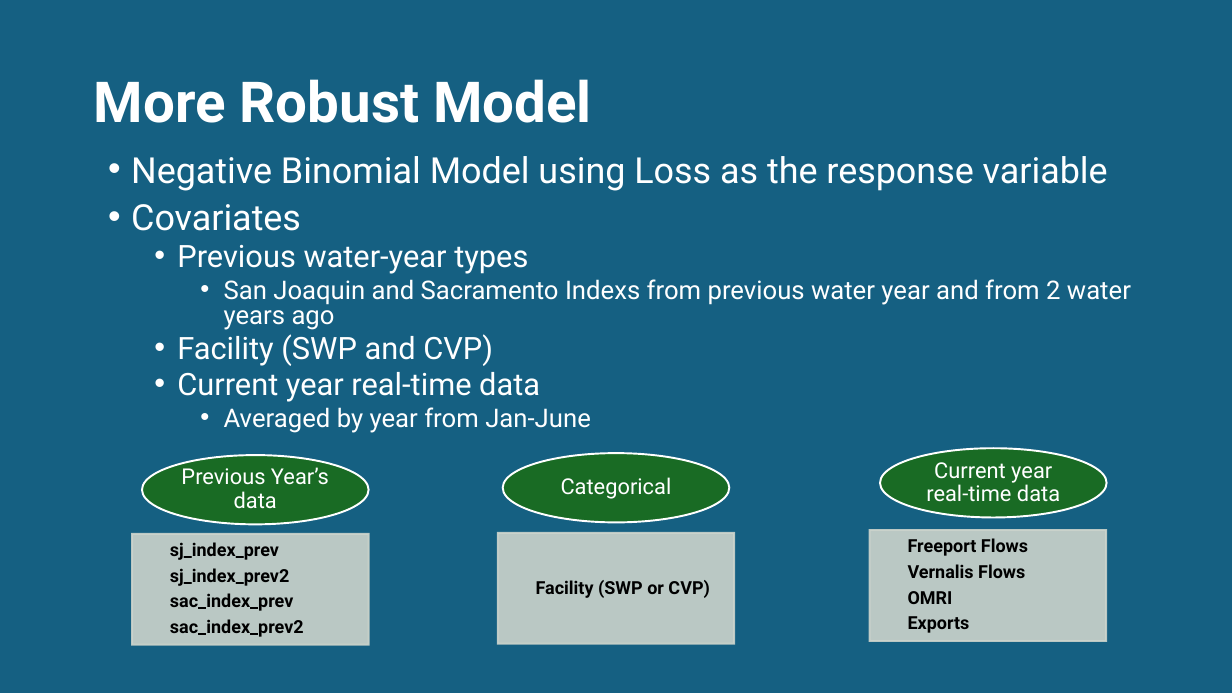
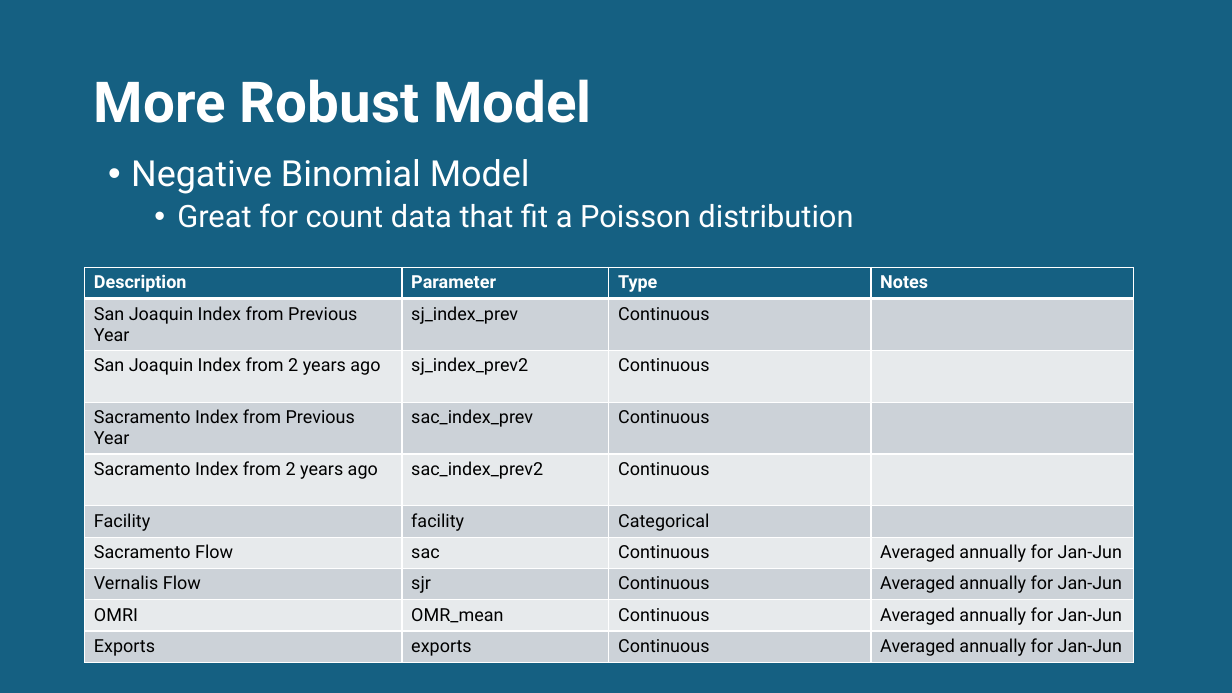
Before and after one commit to BDO-Science/steelhead-loss-model, a slide deck: slide 6 of Steelhead Annual Loss Prediction.pptx. Drawn at 1232x693 pixels with LibreOffice and Linux fonts; fonts in the diff are those of the drawing. Boxes give left, top, right and bottom in pixels: in the first picture for what was removed or moved away, otherwise in the second. Text is boxed around its words. In the diff, an @@ line names an element or a change of style, - is before the commit and + after.

Commit message:
model code updates

```diff
--- a/Steelhead Annual Loss Prediction.pptx
+++ b/Steelhead Annual Loss Prediction.pptx
@@ text at bbox=[131, 159, 853, 228]: text changed; size 20 to 24 pt @@
-• Negative Binomial Model using Loss as the response variable
-• Covariates
-  • Previous water-year types
-    • San Joaquin and Sacramento Indexs from previous water year and from 2 water years ago
-  • Facility (SWP and CVP)
-  • Current year real-time data
-    • Averaged by year from Jan-June
+• Negative Binomial Model
+  • Great for count data that fit a Poisson distribution
@@ table added at bbox=[85, 267, 1134, 660], 10 rows, 4 columns @@
+Description | Parameter | Type | Notes
+San Joaquin Index from Previous Year | sj_index_prev | Continuous | 
+San Joaquin Index from 2 years ago | sj_index_prev2 | Continuous | 
+Sacramento Index from Previous Year | sac_index_prev | Continuous | 
+Sacramento Index from 2 years ago | sac_index_prev2 | Continuous | 
+Facility | facility | Categorical | 
+Sacramento Flow | sac | Continuous | Averaged annually for Jan-Jun
+Vernalis Flow | sjr | Continuous | Averaged annually for Jan-Jun
+OMRI | OMR_mean | Continuous | Averaged annually for Jan-Jun
+Exports | exports | Continuous | Averaged annually for Jan-Jun
@@ group removed at bbox=[132, 448, 1106, 645]: 6 texts, 3 rectangles, 3 ellipses @@
-sj_index_prev
-sj_index_prev2
-sac_index_prev
-sac_index_prev2
-Previous Year’s data
-Facility (SWP or CVP)
-Categorical
-Freeport Flows
-Vernalis Flows
-OMRI
-Exports
-Current year real-time data
```
Also in this commit, not shown: 2 other slides changed, 1 slide removed, 4 other files.
